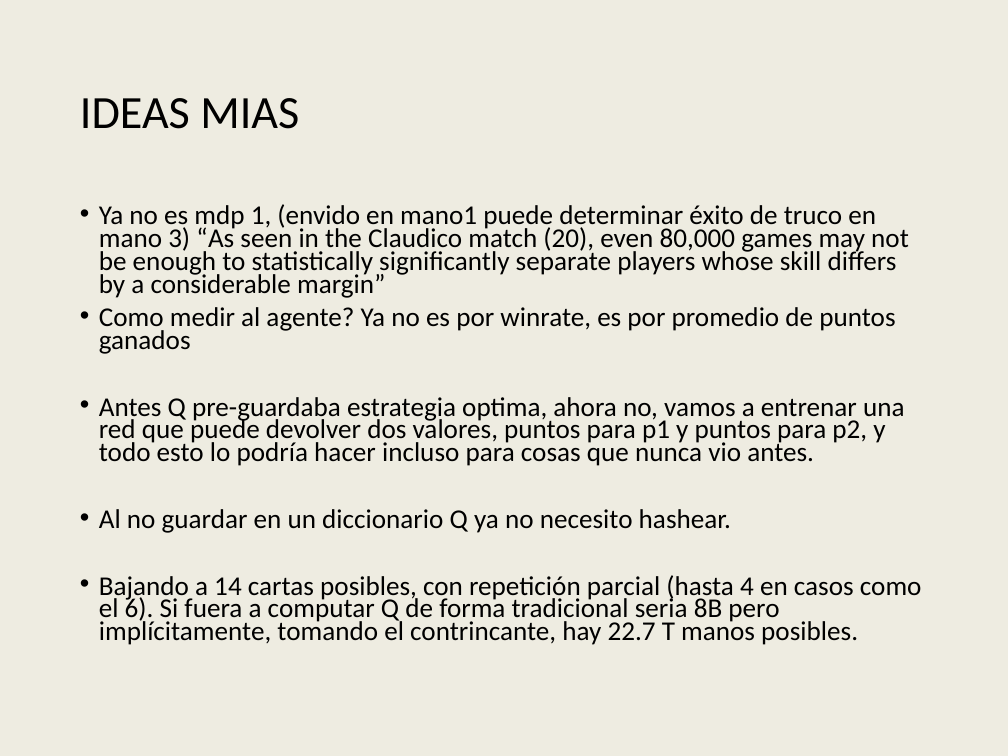
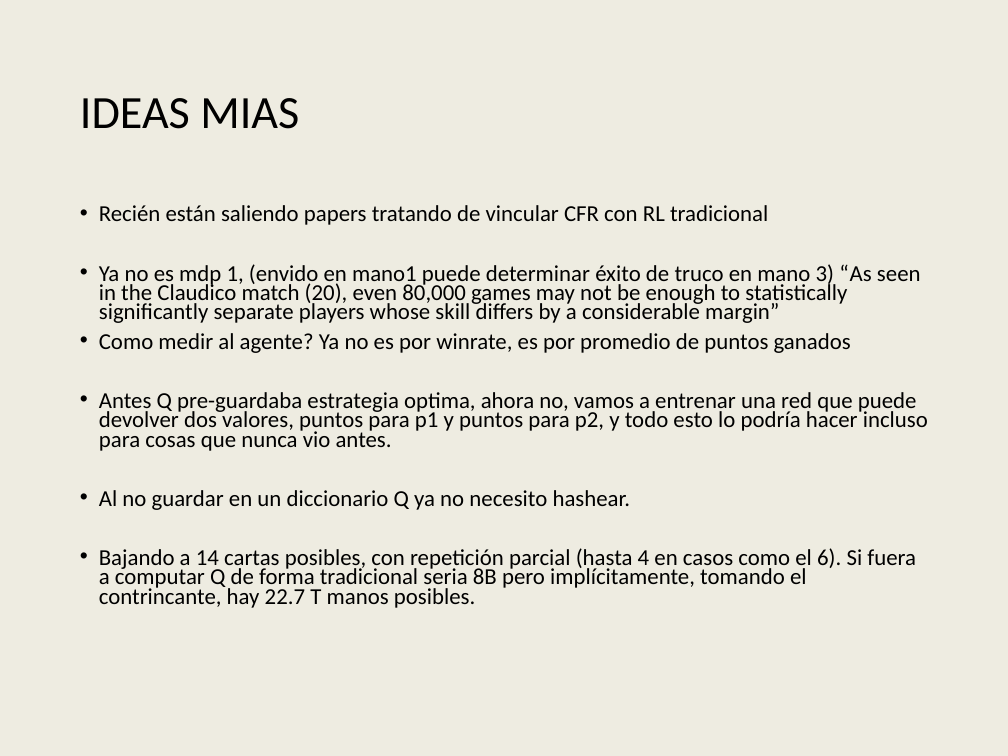
Before and after one commit to AbrojoROU/Truco_DQN, a slide deck: slide 31 of Proyecto IA Digital House v4.pptx (slide 23 before the commit). Drawn at 1008x756 pixels with LibreOffice and Linux fonts; fonts in the diff are those of the drawing; background and template pictures are left out. Boxes give left, top, right and bottom in pixels: in the first picture for what was removed or moved away, otherwise in the second. Text is boxed around its words. In the diff, an @@ line names an element or a change of style, - is before the commit and + after.

```diff
--- a/Proyecto IA Digital House v4.pptx
+++ b/Proyecto IA Digital House v4.pptx
@@ text at [99,205,768,225]: paragraph added @@
+• Recién están saliendo papers tratando de vincular CFR con RL tradicional
@@ text at [99,264,928,608]: size 19.4 to 16.3 pt @@
```
Also in this commit, not shown: 6 other slides changed, 9 slides added, 3 slides removed.
